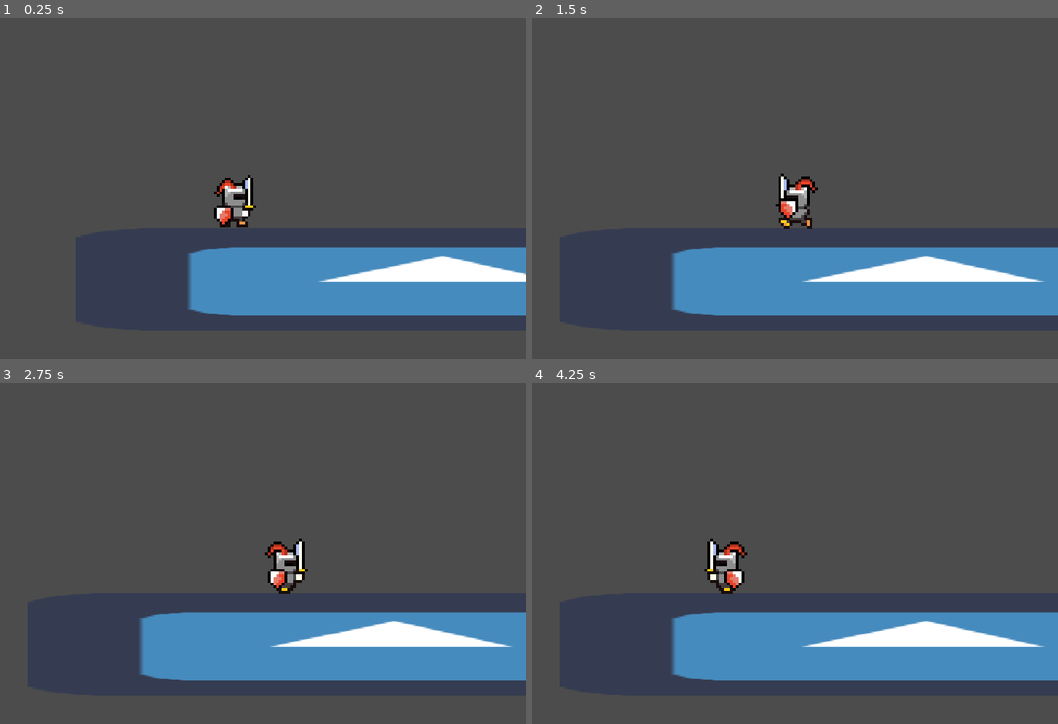
Above: before the commit, frames 1-4 (two rows, left to right).
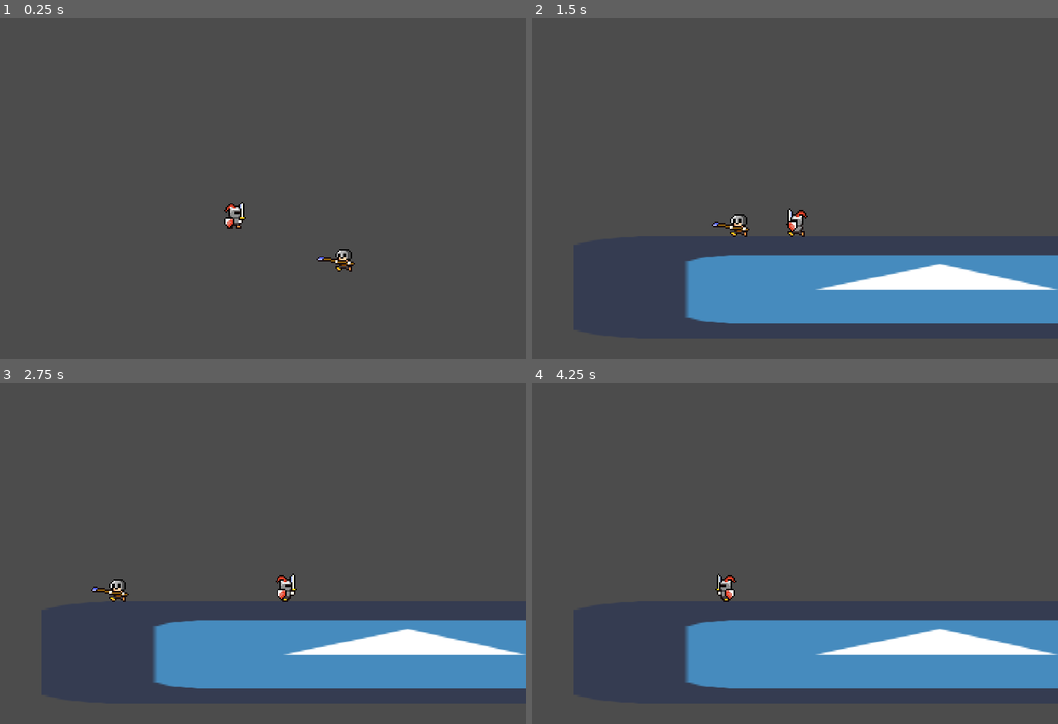
Above: after the commit, the same moments.

Repository: dim35/CEN3031-Project
Game: Godot game, scene res://environment_scenes/spawn_test_environment/spawn_test_environment.tscn
Same seed, same stepped clock (60 frames per second), same inputs: the game is played once before the commit and once after it. This scene is started directly instead of the project's main scene. The engine's default icon, where the game draws it, is replaced by a stand-in: a white triangle on a blue panel in a dark square.
Inputs:
- Up to frame 1 (0.25 s): no input
- Up to frame 2 (1.5 s): hold Right (ui_right) 0.53-1.28 s; tap Space (ui_select) at 0.77 s; hold Left (ui_left) from 1.28 s (still down)
- Up to frame 3 (2.75 s): tap Space (ui_select) at 1.52 s; release Left (ui_left) at 2.03 s; hold Right (ui_right) from 2.03 s (still down)
- Up to frame 4 (4.25 s): release Right (ui_right) at 2.78 s; hold Up (ui_up) 2.78-3.53 s; tap Space (ui_select) at 3.02, 3.77 s; hold Left (ui_left) from 3.53 s (still down)

The runs differ from the first frame. In frame 1, 14% of the frame differs, in the area x 35-100%, y 46-88%; in frame 2, 7.2%; in frame 3, 7.2%; in frame 4, 7.0%.

Commit message:
Add spawners for players and enemy mobs

Diff:
--- /dev/null
+++ b/entity_scenes/MobSpawner.gd
@@ -0,0 +1,38 @@
+extends Node
+
+const mob = preload("res://entity_scenes/Mob.tscn")
+var spawn_freq = rand_range(1, 8)
+var enemy_count = 0
+
+func _ready():
+	set_process(true)
+	_spawn()
+
+func _process(delta):
+	if get_node("Container").get_child_count() > 0:
+		for entity in get_node("Container").get_children():
+			_check_position(entity)
+
+
+# mob spawning loop with irregular timer
+func _spawn():
+	while true:
+		randomize()
+
+		var enemy = mob.instance()
+		var pos = Vector2()
+
+		pos.x = rand_range(0, get_viewport().get_visible_rect().size.x)
+		pos.y = rand_range(0, get_viewport().get_visible_rect().size.y)
+		enemy.set_position(pos)
+
+		get_node("Container").add_child(enemy)
+		enemy_count = enemy_count + 1
+		yield(get_tree().create_timer(spawn_freq), "timeout")
+
+
+# despawn enemy if fallen off play area
+func _check_position(entity):
+	if entity.get_position().y > 650:
+		print("Mob died")
+		entity.queue_free()
--- /dev/null
+++ b/entity_scenes/MobSpawner.tscn
@@ -0,0 +1,9 @@
+[gd_scene load_steps=2 format=2]
+
+[ext_resource path="res://entity_scenes/MobSpawner.gd" type="Script" id=1]
+
+[node name="Mob Spawner" type="Node"]
+
+script = ExtResource( 1 )
+
+[node name="Container" type="Node" parent="." index="0"]
--- /dev/null
+++ b/entity_scenes/PlayerSpawner.gd
@@ -0,0 +1,48 @@
+extends Node
+
+const player = preload("res://entity_scenes/Player.tscn")
+var num_players = 1
+
+func _ready():
+	set_process(true)
+	_spawn()
+
+func _process(delta):
+	# check through state of each entity currently in play
+	if get_node("Container").get_child_count() > 0:
+		for entity in get_node("Container").get_children():
+			_check_position(entity)
+
+
+# level-start spawn for each player
+func _spawn():
+	for entity in range(num_players):
+
+		var new_player = player.instance()
+		var pos = Vector2()
+
+		pos.x = get_viewport().get_visible_rect().size.x/5
+		pos.y = get_viewport().get_visible_rect().size.y * (2 / 3)
+		new_player.set_position(pos)
+
+		get_node("Container").add_child(new_player)
+
+
+# special case after initial death has occured
+func _respawn():
+	var new_player = player.instance()
+	var pos = Vector2()
+
+	pos.x = get_viewport().get_visible_rect().size.x/5
+	pos.y = get_viewport().get_visible_rect().size.y * (2 / 3)
+	new_player.set_position(pos)
+
+	get_node("Container").add_child(new_player)
+
+
+# despawn player if fallen off play area
+func _check_position(entity):
+	if entity.get_position().y > 650:
+		entity.queue_free()
+		print("Player died")
+		_respawn()
--- /dev/null
+++ b/entity_scenes/PlayerSpawner.tscn
@@ -0,0 +1,9 @@
+[gd_scene load_steps=2 format=2]
+
+[ext_resource path="res://entity_scenes/PlayerSpawner.gd" type="Script" id=1]
+
+[node name="PlayerSpawner" type="Node"]
+
+script = ExtResource( 1 )
+
+[node name="Container" type="Node" parent="." index="0"]
--- a/environment_scenes/spawn_test_environment/spawn_test_environment.gd
+++ /dev/null
@@ -1,15 +0,0 @@
-extends StaticBody2D
-
-# class member variables go here, for example:
-# var a = 2
-# var b = "textvar"
-
-func _ready():
-	# Called every time the node is added to the scene.
-	# Initialization here
-	pass
-
-#func _process(delta):
-#	# Called every frame. Delta is time since last frame.
-#	# Update game logic here.
-#	pass
--- a/environment_scenes/spawn_test_environment/spawn_test_environment.tscn
+++ b/environment_scenes/spawn_test_environment/spawn_test_environment.tscn
@@ -1,10 +1,27 @@
-[gd_scene load_steps=5 format=2]
+[gd_scene load_steps=6 format=2]
 
-[ext_resource path="res://environment_scenes/spawn_test_environment/spawn_test_environment.gd" type="Script" id=1]
-[ext_resource path="res://icon.png" type="Texture" id=2]
-[ext_resource path="res://entity_scenes/Player.tscn" type="PackedScene" id=3]
+[ext_resource path="res://icon.png" type="Texture" id=1]
+[ext_resource path="res://entity_scenes/MobSpawner.tscn" type="PackedScene" id=2]
+[ext_resource path="res://entity_scenes/PlayerSpawner.tscn" type="PackedScene" id=3]
 
-[sub_resource type="RectangleShape2D" id=1]
+[sub_resource type="GDScript" id=1]
+
+script/source = "extends Node2D
+
+#onready var player = get_node(\"/root/World/Player\")
+#onready var playspace = get_node(\"/root/World/Playspace\")
+
+func _ready():
+#	player.set_position(Vector2(100, 100))
+#	set_process(true)
+	pass
+
+#func _process(delta):
+#	if player.get_position().y > 640:
+#		player.set_position(Vector2(100, 100))
+"
+
+[sub_resource type="RectangleShape2D" id=2]
 
 custom_solver_bias = 0.0
 extents = Vector2( 10.0241, 10 )
@@ -16,6 +33,7 @@
 
 [node name="StaticBody2D" type="StaticBody2D" parent="." index="0"]
 
+editor/display_folded = true
 input_pickable = false
 collision_layer = 1
 collision_mask = 1
@@ -23,21 +41,20 @@
 constant_angular_velocity = 0.0
 friction = 1.0
 bounce = 0.0
-script = ExtResource( 1 )
+script = SubResource( 1 )
 
 [node name="Collision" type="CollisionShape2D" parent="StaticBody2D" index="0"]
 
 position = Vector2( 0, 26.8108 )
 scale = Vector2( 3.19231, 0.766112 )
-shape = SubResource( 1 )
+shape = SubResource( 2 )
 
 [node name="Sprite" type="Sprite" parent="StaticBody2D" index="1"]
 
 position = Vector2( 0, 26.8108 )
 scale = Vector2( 0.5, 0.121622 )
-texture = ExtResource( 2 )
+texture = ExtResource( 1 )
 
-[node name="Player" parent="." index="1" instance=ExtResource( 3 )]
+[node name="Mob Spawner" parent="." index="1" instance=ExtResource( 2 )]
 
-position = Vector2( -18, 12.973 )
-scale = Vector2( 0.25, 0.418919 )
+[node name="PlayerSpawner" parent="." index="2" instance=ExtResource( 3 )]
